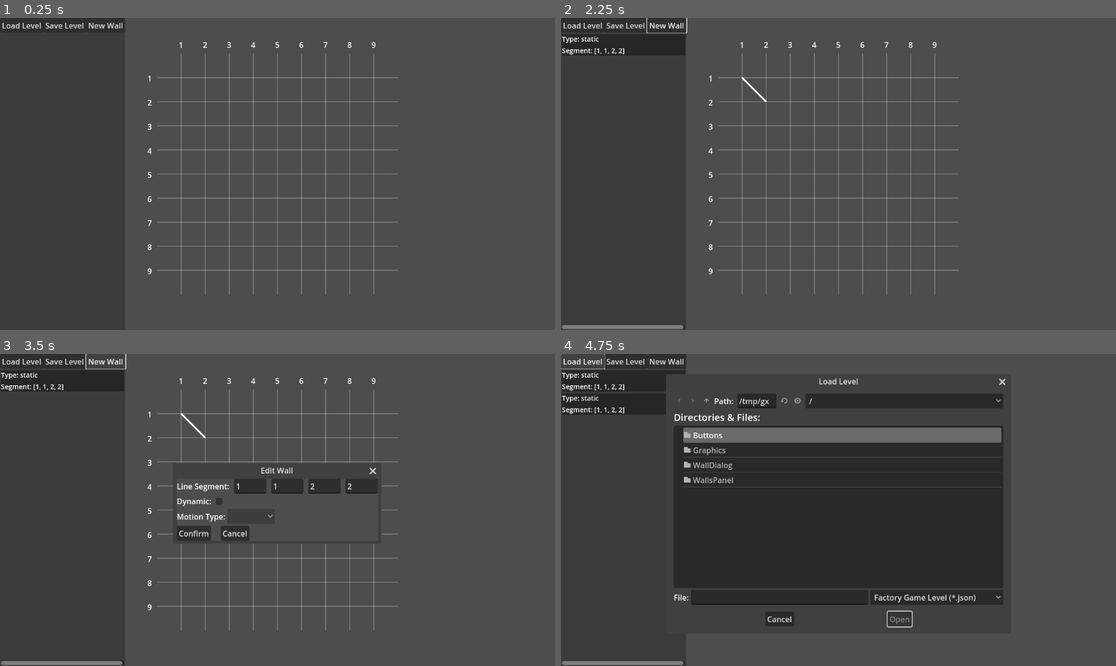
Above: before the commit, frames 1-4 (two rows, left to right).
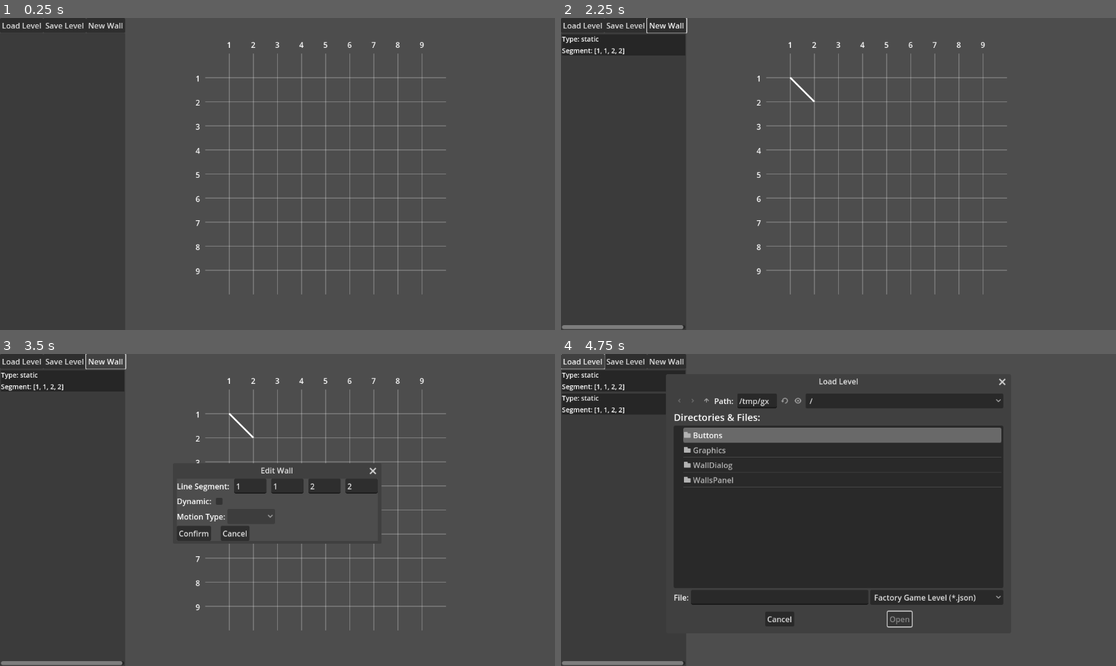
Above: after the commit, the same moments.

Repository: 7Limes/factory-minigame-editor
Game: Godot game, scene res://root.tscn
Same seed, same stepped clock (60 frames per second), same inputs: the game is played once before the commit and once after it.
Inputs:
- Up to frame 1 (0.25 s): no input
- Up to frame 2 (2.25 s): click "New Wall" at 0.5 s; click "New Wall" at 1.25 s; click "Confirm" at 2 s
- Up to frame 3 (3.5 s): click "New Wall" at 2.75 s
- Up to frame 4 (4.75 s): click "Confirm" at 3.5 s; click "Load Level" at 4.25 s

The runs differ from the first frame. In frame 1, 1.2% of the frame differs, in the area x 26-81%, y 7-89%; in frame 2, 1.3%; in frame 3, 1.1%; in frame 4, less than 0.1%.

Commit message:
Offset grid to the right

Diff:
--- a/Graphics/wall_drawer.gd
+++ b/Graphics/wall_drawer.gd
@@ -46,4 +46,4 @@
 
 
 func _process(delta: float) -> void:
-	global_transform.origin = get_viewport_rect().size / 2
+	global_transform.origin = get_viewport_rect().size / 2 + Root.GRID_OFFSET
--- a/grid_generator.gd
+++ b/grid_generator.gd
@@ -46,4 +46,4 @@
 
 
 func _process(delta: float) -> void:
-	global_transform.origin = get_viewport_rect().size / 2
+	global_transform.origin = get_viewport_rect().size / 2 + Root.GRID_OFFSET
--- a/project.godot
+++ b/project.godot
@@ -14,3 +14,7 @@
 run/main_scene="res://root.tscn"
 config/features=PackedStringArray("4.3", "Forward Plus")
 config/icon="res://icon.svg"
+
+[autoload]
+
+Root="*res://root.gd"
--- a/root.gd
+++ b/root.gd
@@ -9,6 +9,9 @@
 	NEW,
 	MODIFY
 }
+
+
+const GRID_OFFSET = Vector2(100, 0)
 
 
 # Array[WallData]
